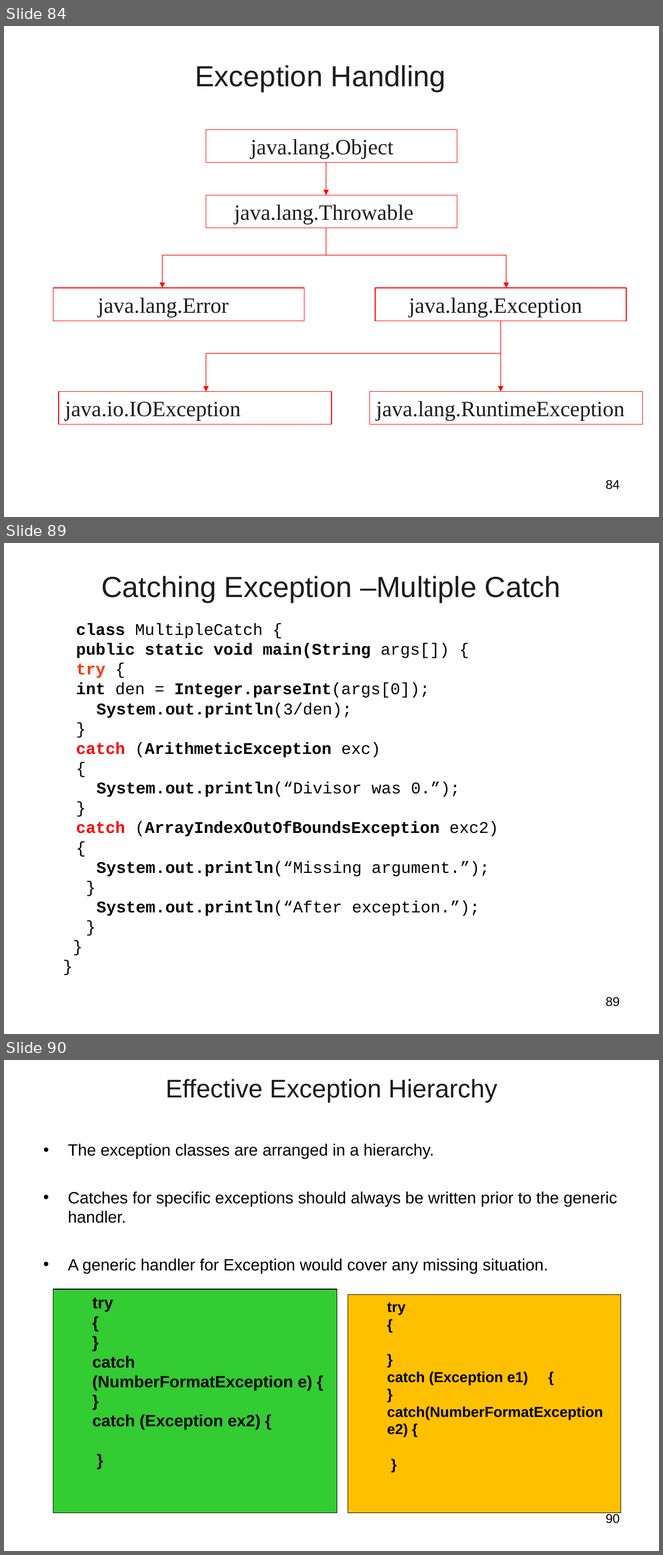
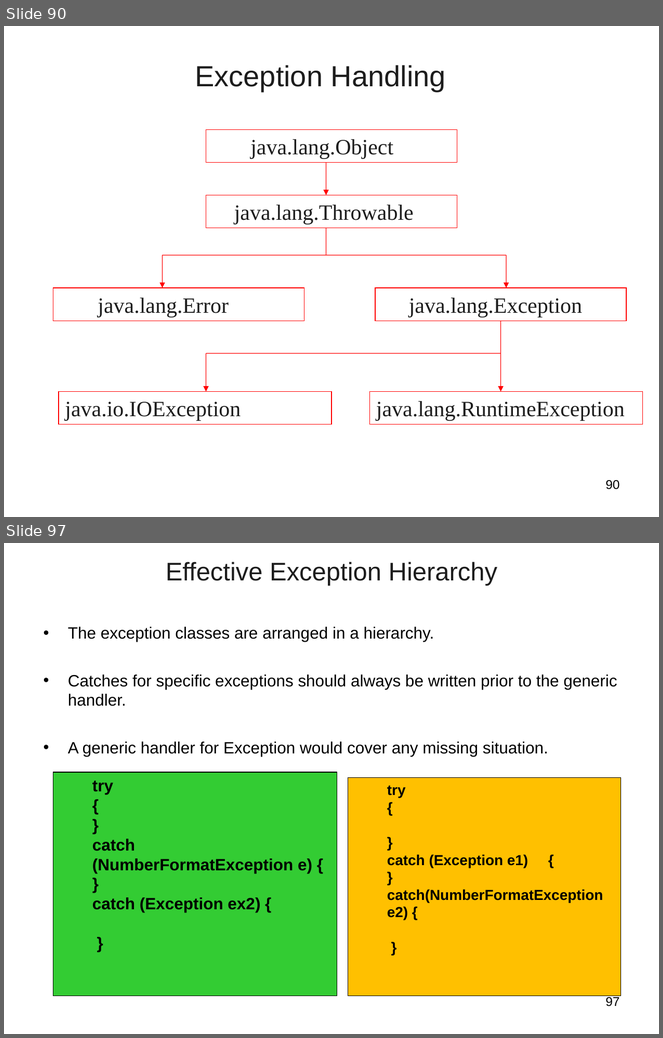
Before and after one commit to vatsanTraining/freshers_dec_2021, a slide deck: JavaModule_2_Excella.ppt. Shown one above the other, each under a label of ours: slides 84, 89 and 90 before the commit, slides 90 and 97 after it; the slides between them are not shown. The pictures are 663x1555 and 663x1038 pixels, drawn with LibreOffice and Linux fonts; fonts in the diff are those of the drawing; background and template pictures are left out. Boxes give left, top, right and bottom in pixels: in the first picture for what was removed or moved away, otherwise in the second. Text is boxed around its words. In the diff, an @@ line names an element or a change of style, - is before the commit and + after.

```diff
--- a/JavaModule_2_Excella.ppt
+++ b/JavaModule_2_Excella.ppt
@@ slide 89 removed at [4, 543, 659, 1034], background picture (left out) @@
@@ title removed at [101, 576, 561, 603] @@
-Catching Exception –Multiple Catch
@@ text removed at [76, 623, 499, 916] @@
-  class MultipleCatch {
-  public static void main(String args[]) {
-  try {
-  int den = Integer.parseInt(args[0]);
-  System.out.println(3/den);
-  }
-  catch (ArithmeticException exc)
-  {
-  System.out.println(“Divisor was 0.”);
-  }
-  catch (ArrayIndexOutOfBoundsException exc2)
-  {
-  System.out.println(“Missing argument.”);
-  }
-  System.out.println(“After exception.”);
-  }
-}
-}
@@ page number removed at [606, 997, 620, 1007] @@
-89
@@ what was slide 84 is now slide 90 @@
@@ page number at [606, 480, 620, 490]: text changed @@
-84
+90
@@ what was slide 90 is now slide 97 @@
@@ page number at [606, 996, 620, 1007]: text changed @@
-90
+97
```
Also in this commit, not shown: 12 slides changed, 16 slides added, 8 other slides removed.
